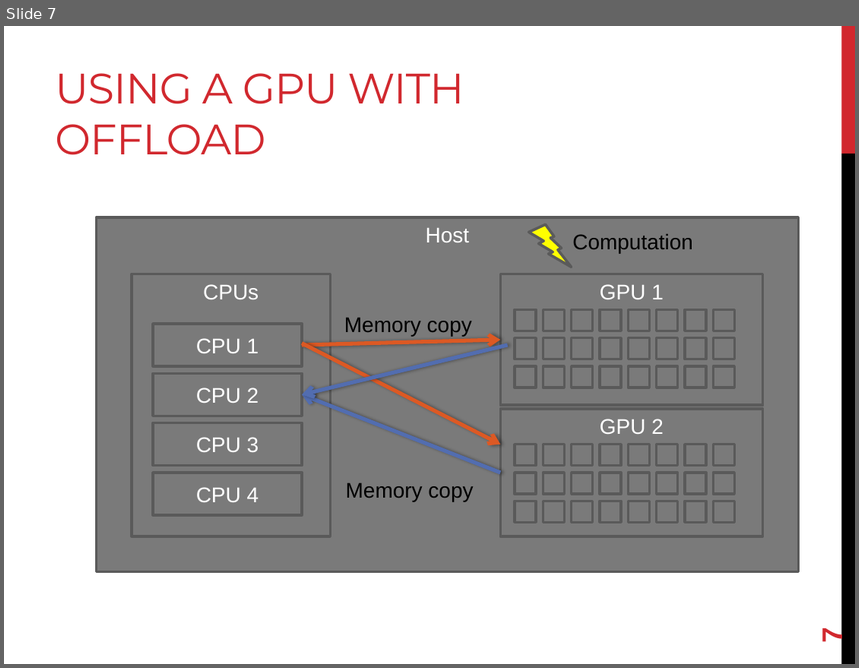
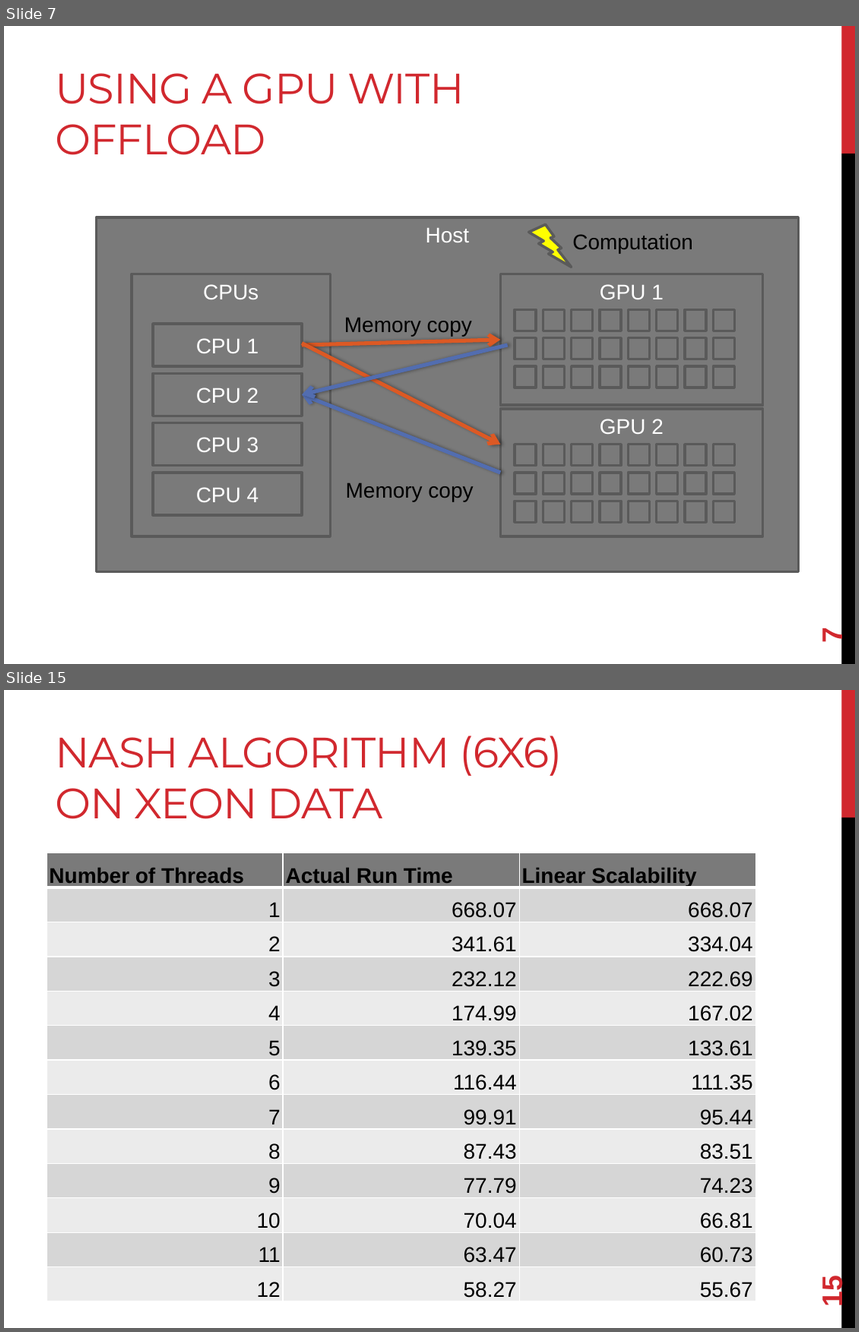
Before and after one commit to joshpeterson/DevelopingConcurrentSoftware, a slide deck: Lectures/Hybrid Concurrency/Hybrid Concurrency.pptx. Shown one above the other, each under a label of ours: slide 7 before the commit, slides 7 and 15 after it; the slides between them are not shown. The pictures are 859x668 and 859x1332 pixels, drawn with LibreOffice and Linux fonts; fonts in the diff are those of the drawing. Boxes give left, top, right and bottom in pixels: in the first picture for what was removed or moved away, otherwise in the second. Text is boxed around its words. In the diff, an @@ line names an element or a change of style, - is before the commit and + after.

```diff
--- a/Lectures/Hybrid Concurrency/Hybrid Concurrency.pptx
+++ b/Lectures/Hybrid Concurrency/Hybrid Concurrency.pptx
@@ slide 15 added at (x1=4, y1=690, x2=855, y2=1328), background #FFFFFF; not listed: 2 template elements that a slide beside it also shows @@
@@ title added at (x1=55, y1=736, x2=563, y2=819), 36 pt, text #D1282E @@
+NASH ALGORITHM (6X6) ON XEON DATA
@@ table added at (x1=47, y1=853, x2=756, y2=1302), 13 rows, 3 columns @@
+Number of Threads | Actual Run Time | Linear Scalability
+1 | 668.07 | 668.07
+2 | 341.61 | 334.04
+3 | 232.12 | 222.69
+4 | 174.99 | 167.02
+5 | 139.35 | 133.61
+6 | 116.44 | 111.35
+7 | 99.91 | 95.44
+8 | 87.43 | 83.51
+9 | 77.79 | 74.23
+10 | 70.04 | 66.81
+11 | 63.47 | 60.73
+12 | 58.27 | 55.67
@@ page number added at (x1=816, y1=1279, x2=848, y2=1306), 24 pt, text #D1282E, bold @@
+15
```
Also in this commit, not shown: 3 slides changed, 11 other slides added.
